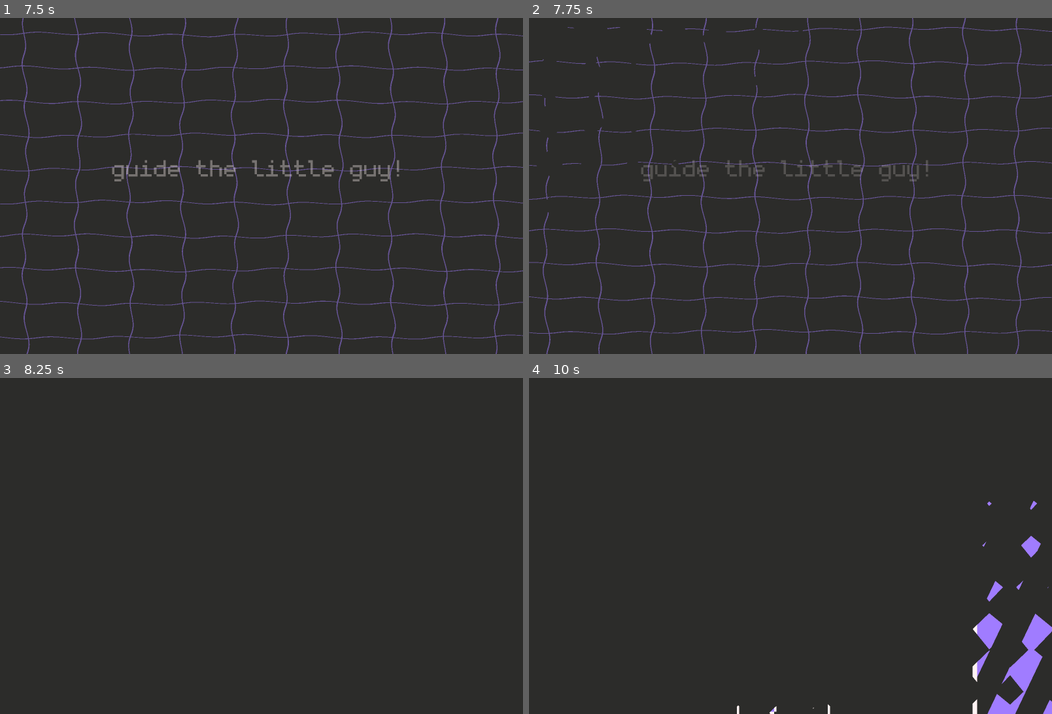
Above: before the commit, frames 1-4 (two rows, left to right).
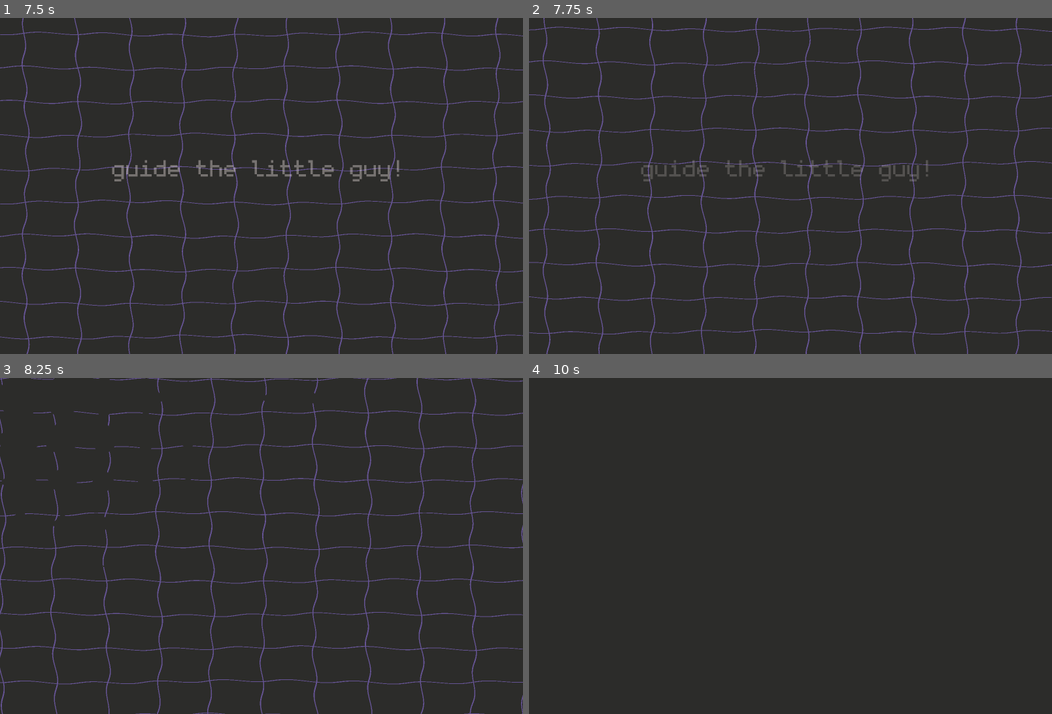
Above: after the commit, the same moments.

Repository: zzz475-idk/teen-jam
Game: Godot game, scene res://scenes/intro.tscn
Two runs of this game, one before a commit and one after it. Both use one fixed random seed, a clock stepped at 60 frames per second and the inputs below.
Inputs:
- Up to frame 1 (7.5 s): hold Right (ui_right) 0.53-2.03 s; tap X (x) every 0.75 s from 0.6 to 7.35 s; tap Up (ui_up) at 0.77, 1.52, 3.02, 3.77, 4.52, 6.02, 6.77 s; hold Left (ui_left) 2.03-2.78 s; hold Right (ui_right) 2.78-4.28 s; hold Left (ui_left) 4.28-5.03 s; hold Right (ui_right) 5.03-5.78 s; hold Left (ui_left) 5.78-7.28 s; hold Right (ui_right) from 7.28 s (still down)
- Up to frame 2 (7.75 s): keep holding Right (ui_right); tap Up (ui_up) at 7.52 s
- Up to frame 3 (8.25 s): keep holding Right (ui_right); tap X (x) at 8.1 s
- Up to frame 4 (10 s): tap X (x) at 8.75, 8.85, 9.5, 9.6 s; tap Up (ui_up) at 9.02, 9.77 s; release Right (ui_right) at 9.53 s; hold Left (ui_left) from 9.53 s (still down)

Frame 1 is identical in both runs. In frame 2, 0.4% of the frame differs, in the area x 0-53%, y 0-69%; in frame 3, 5.3%, in the area x 0-100%, y 0-100%; in frame 4, 1.9%.

Commit message:
etter audio

Diff:
--- a/scenes/main_menu.tscn
+++ b/scenes/main_menu.tscn
@@ -8,7 +8,6 @@
 [ext_resource type="Texture2D" uid="uid://c836ogmfvj7eq" path="res://sprites/main menu/star1.png" id="5_8ln24"]
 [ext_resource type="Shader" uid="uid://2e2xv3ygb6wm" path="res://shaders/text.gdshader" id="5_tbmy8"]
 [ext_resource type="Texture2D" uid="uid://cgwikn873n6lr" path="res://sprites/main menu/star2.png" id="7_tbmy8"]
-[ext_resource type="AudioStream" uid="uid://unfdrpdu8q8n" path="res://music/menu.ogg" id="9_jk1qb"]
 
 [sub_resource type="ShaderMaterial" id="ShaderMaterial_l6cm7"]
 shader = ExtResource("1_ekxnf")
@@ -146,9 +145,3 @@
 [node name="star2" type="Sprite2D" parent="star" unique_id=1888472190]
 position = Vector2(112, 48)
 texture = ExtResource("7_tbmy8")
-
-[node name="AudioStreamPlayer2D" type="AudioStreamPlayer2D" parent="." unique_id=176134707]
-stream = ExtResource("9_jk1qb")
-volume_db = -2.0
-max_distance = 4096.0
-parameters/looping = true
--- a/scenes/map_4.tscn
+++ b/scenes/map_4.tscn
@@ -7,6 +7,7 @@
 [ext_resource type="PackedScene" uid="uid://dgu61lyyq8qqk" path="res://scenes/exit.tscn" id="6_nasj0"]
 [ext_resource type="PackedScene" uid="uid://do8d8ctxfyora" path="res://scenes/player.tscn" id="7_hcsfy"]
 [ext_resource type="PackedScene" uid="uid://b82m8d870j342" path="res://scenes/button.tscn" id="7_o37r7"]
+[ext_resource type="AudioStream" uid="uid://bprdxoepb4qxo" path="res://sounds/el sonembro gabro.wav" id="8_mpexw"]
 
 [sub_resource type="TileSetAtlasSource" id="TileSetAtlasSource_5kldx"]
 texture = ExtResource("1_o37r7")
@@ -98,6 +99,7 @@
 
 @onready var player: CharacterBody2D = $player;
 @onready var exit: Area2D = $exit;
+@onready var hagdnadfsa_player: AudioStreamPlayer2D = $\"hagdnadfsa player\";
 
 func _on_spikes_area_body_entered(body: Node2D) -> void:
 	if (body == player):
@@ -117,6 +119,7 @@
 	await(get_tree().create_timer(2).timeout);
 	player.can_move = true;
 	exit.blocked = false;
+	hagdnadfsa_player.play();
 "
 
 [sub_resource type="TileSetAtlasSource" id="TileSetAtlasSource_rutqx"]
@@ -288,5 +291,10 @@
 show_behind_parent = true
 position = Vector2(232, 8)
 
+[node name="hagdnadfsa player" type="AudioStreamPlayer2D" parent="." unique_id=493288265]
+position = Vector2(261, 6)
+stream = ExtResource("8_mpexw")
+max_distance = 4096.0
+
 [connection signal="body_entered" from="spikes area" to="." method="_on_spikes_area_body_entered"]
 [connection signal="pressed" from="button" to="." method="_on_button_pressed"]
--- a/scenes/player.tscn
+++ b/scenes/player.tscn
@@ -26,6 +26,7 @@
 [ext_resource type="Shader" uid="uid://2e2xv3ygb6wm" path="res://shaders/text.gdshader" id="24_ke2ow"]
 [ext_resource type="FontFile" uid="uid://ba2s46rel4apw" path="res://monogram.ttf" id="24_l71n6"]
 [ext_resource type="AudioStream" uid="uid://cuodmquwwn8k0" path="res://sounds/meow.wav" id="26_ujl30"]
+[ext_resource type="AudioStream" uid="uid://di61dyfcmooto" path="res://sounds/dead.wav" id="27_31cv2"]
 
 [sub_resource type="SpriteFrames" id="SpriteFrames_g4v7s"]
 animations = [{
@@ -209,7 +210,7 @@
 position = Vector2(0, 4)
 sprite_frames = SubResource("SpriteFrames_g4v7s")
 animation = &"death"
-frame_progress = 0.2912899
+frame_progress = 0.0033825715
 offset = Vector2(0, -4)
 
 [node name="CollisionShape2D" type="CollisionShape2D" parent="." unique_id=2111783949]
@@ -257,7 +258,7 @@
 position = Vector2(104, 138)
 sprite_frames = SubResource("SpriteFrames_yf5fn")
 autoplay = "default"
-frame_progress = 0.19559348
+frame_progress = 0.2637896
 
 [node name="hp amount" type="Label" parent="ui/hearth" unique_id=548588387]
 material = SubResource("ShaderMaterial_ujl30")
@@ -273,4 +274,8 @@
 volume_db = 3.0
 max_distance = 4096.0
 
+[node name="dead player" type="AudioStreamPlayer2D" parent="." unique_id=1332209630]
+stream = ExtResource("27_31cv2")
+max_distance = 4096.0
+
 [connection signal="timeout" from="jump buffer timer" to="." method="_on_jump_buffer_timer_timeout"]
--- a/scripts/intro.gd
+++ b/scripts/intro.gd
@@ -9,5 +9,5 @@
 	await(get_tree().create_timer(5).timeout);
 	label.text = "guide the little guy!";
 	animation_player.play("intro")
-	await(get_tree().create_timer(2.5).timeout);
+	await(get_tree().create_timer(3).timeout);
 	Transition.transition(Transition.MAIN_MENU);
--- a/scripts/main_menu.gd
+++ b/scripts/main_menu.gd
@@ -3,12 +3,11 @@
 
 @onready var star_1: Sprite2D = $star/star1;
 @onready var star_2: Sprite2D = $star/star2;
-@onready var audio_stream_player_2d: AudioStreamPlayer2D = $AudioStreamPlayer2D;
-var started: bool = false
+var started: bool = false;
 
 func _ready() -> void:
 	await(get_tree().create_timer(2).timeout);
-	audio_stream_player_2d.play();
+	MusicPlayer.play();
 
 func _physics_process(delta: float) -> void:
 	star_1.rotation_degrees += 2 * delta;
--- a/scripts/map_1.gd
+++ b/scripts/map_1.gd
@@ -3,4 +3,3 @@
 
 func _ready() -> void:
 	await(get_tree().create_timer(1).timeout);
-	MusicPlayer.play();
--- a/scripts/player.gd
+++ b/scripts/player.gd
@@ -8,6 +8,7 @@
 @onready var camera_2d: Camera2D = $Camera2D;
 @onready var hp_amount: Label = $"ui/hearth/hp amount";
 @onready var meow_player: AudioStreamPlayer2D = $"meow player";
+@onready var dead_player: AudioStreamPlayer2D = $"dead player";
 @export var speed: float = 8000;
 @export var jump_power: float = 9000;
 @export var falling_speed: float = 400;
@@ -16,6 +17,7 @@
 var dead: bool = false;
 
 func _ready() -> void:
+	MusicPlayer.volume_db = 0;
 	can_move = false;
 	await(get_tree().create_timer(2).timeout);
 	can_move = true;
@@ -89,6 +91,9 @@
 	if (dead == false):
 		dead = true;
 
+		dead_player.play();
+		MusicPlayer.volume_db = -7
+
 		var tween: Tween = create_tween();
 		tween.set_ease(Tween.EASE_IN_OUT);
 		tween.set_trans(Tween.TRANS_BACK);
Not shown, added: sounds/dead.wav.import
Not shown, added: sounds/el sonembro gabro.wav.import
Not shown, added: sounds/dead.wav
Not shown, added: sounds/el sonembro gabro.wav
